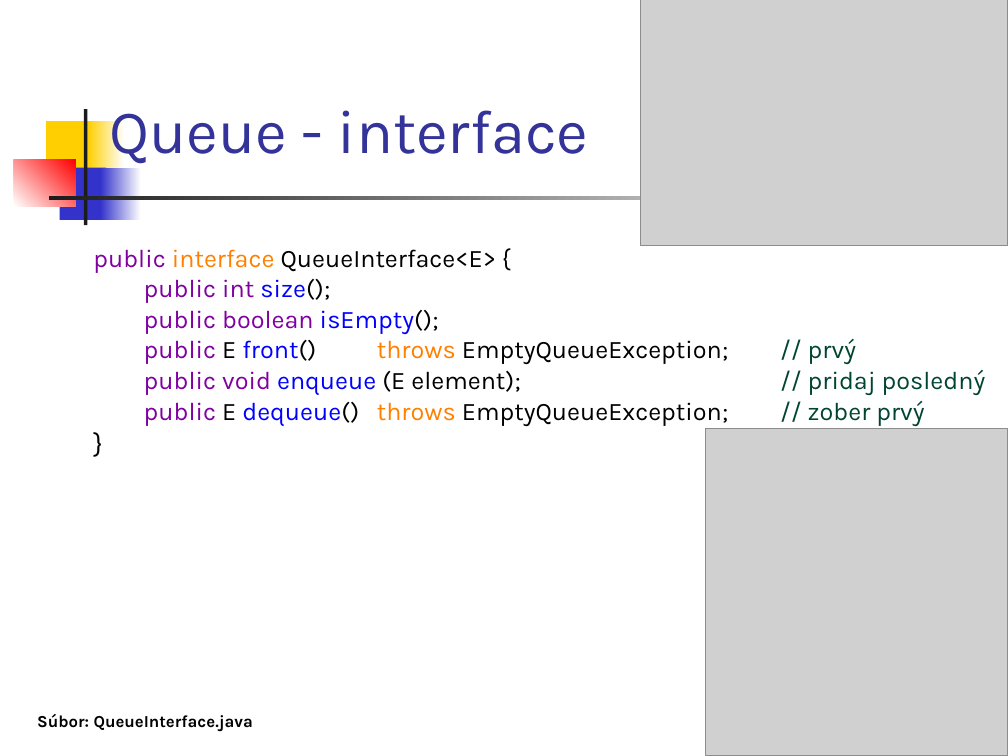
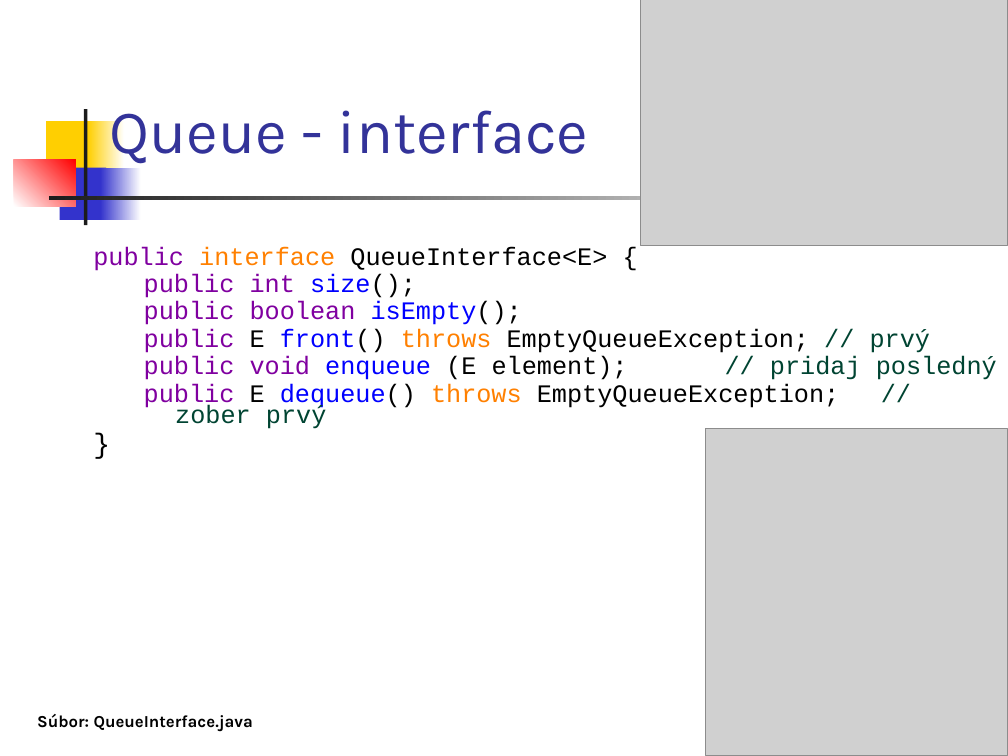
Before and after one commit to Programovanie4/Prednasky, a slide deck: slide 10 of 06/06_java_intro.ppt (slide 5 before the commit). Drawn at 1008x756 pixels with LibreOffice and Linux fonts; fonts in the diff are those of the drawing; grey boxes stand for pictures. Boxes give left, top, right and bottom in pixels: in the first picture for what was removed or moved away, otherwise in the second. Text is boxed around its words. In the diff, an @@ line names an element or a change of style, - is before the commit and + after.

```diff
--- a/06/06_java_intro.ppt
+++ b/06/06_java_intro.ppt
@@ text "public interface QueueInterface<E> {" at box(93, 246, 997, 429): font Karla to Courier New; line spacing 0.8 to 0.7 @@
```
Also in this commit, not shown: 2 other slides changed, 8 slides added, 7 slides removed, 3 other files.
